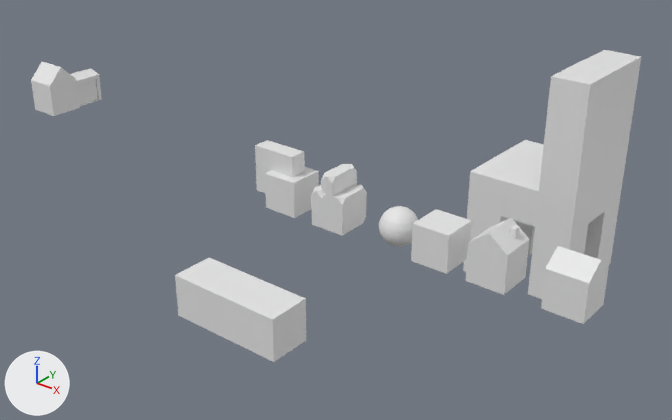
Two versions of the Blender file shed.blend, one commit apart.
Both versions are drawn from a camera (50 mm lens) standing at (50.3, -33.8, 20.6) and looking at (21.9, 1.8, -1.4). The axes (+X, +Y, +Z) are drawn at lower left. The lights are the same throughout.
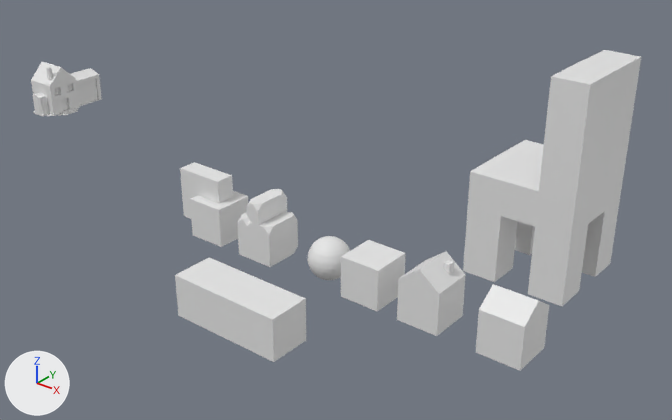
Commit message: finished shed/house

Where the change shows, as pixel boxes (x1, y1, x2, y2) in the pictures (672 x 420 px):
'Cube', moved: before (541, 246, 609, 324); after (476, 284, 549, 370)
'Cube.001', moved: before (466, 218, 529, 295); after (397, 251, 466, 336)
'Cube.004', moved: before (255, 140, 319, 218); after (180, 162, 248, 247)
'Cube.003', moved: before (311, 164, 367, 235); after (237, 189, 298, 267)
'Cube.002', moved: before (411, 209, 472, 274); after (341, 240, 406, 311)
'Sphere', moved: before (379, 206, 418, 247); after (308, 236, 350, 280)

What the commit changed:
Object 'Cube' (ob_cube) moves from (36.58, 0.0, 0.0) to (36.3, -5.06, 0.3).
Object 'Cube.001' (ob_cube_001) moves from (32.75, 0.0, 0.0) to (32.47, -5.06, 0.3).
Object 'Cube.002' (ob_cube_002) moves from (29.72, 0.0, 0.0) to (29.44, -5.06, 0.3).
Object 'Sphere' (ob_sphere) moves from (27.28, 0.0, 0.0) to (27.0, -5.06, 0.3).
Object 'Cube.003' (ob_cube_003) moves from (23.52, 0.0, 0.0) to (23.24, -5.06, 0.3).
Object 'Cube.004' (ob_cube_004) moves from (20.34, 0.0, 0.0) to (20.06, -5.06, 0.3).
